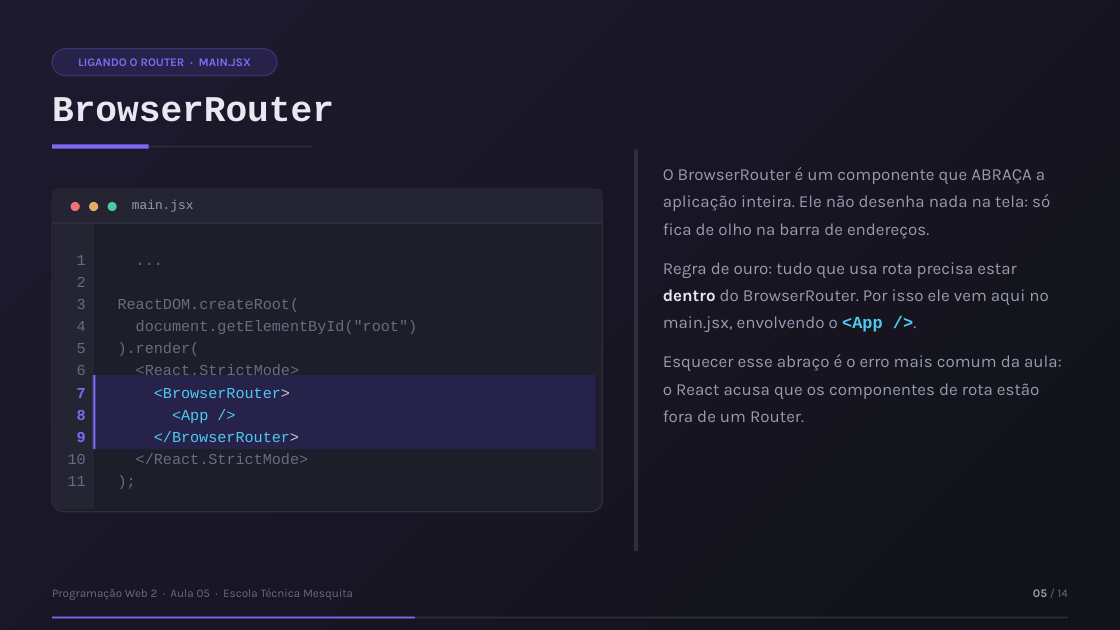
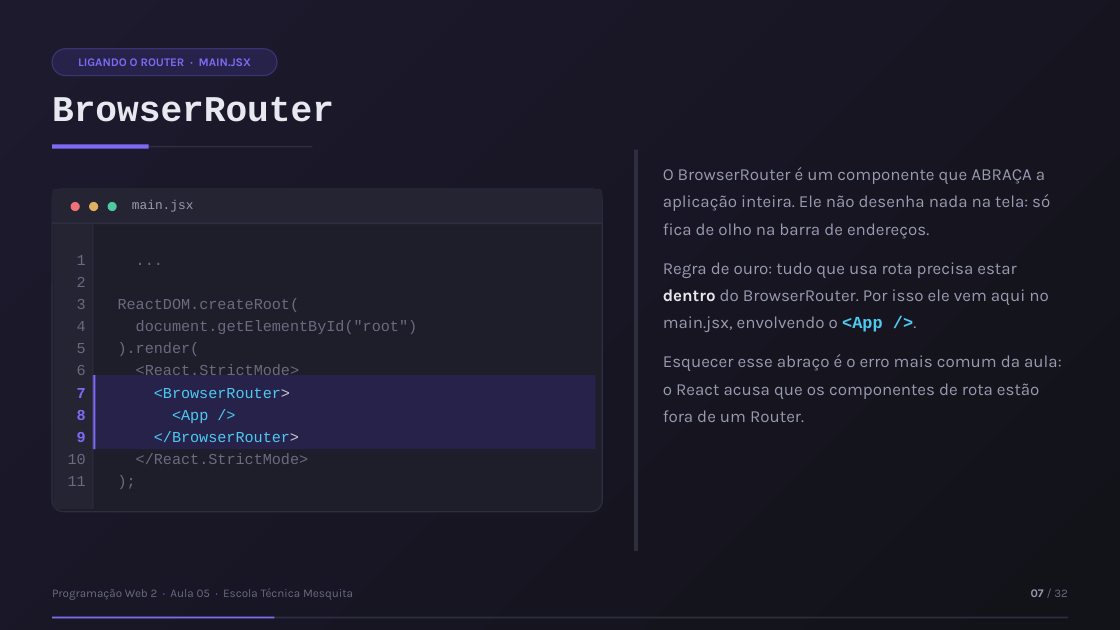
Before and after one commit to enascentedev/aula-desenvolvimento-web, a slide deck: slide 7 of aula-5/slides/Aula05-Navegando-Entre-Paginas.pptx (slide 5 before the commit). Drawn at 1120x630 pixels with LibreOffice and Linux fonts; fonts in the diff are those of the drawing. Boxes give left, top, right and bottom in pixels: in the first picture for what was removed or moved away, otherwise in the second. Text is boxed around its words. In the diff, an @@ line names an element or a change of style, - is before the commit and + after.

```diff
--- a/aula-5/slides/Aula05-Navegando-Entre-Paginas.pptx
+++ b/aula-5/slides/Aula05-Navegando-Entre-Paginas.pptx
@@ text at (x1=1031, y1=589, x2=1068, y2=597): text changed @@
-05 / 14
+07 / 32
@@ rectangle resized from (x1=52, y1=617, x2=415, y2=618) to (x1=52, y1=617, x2=275, y2=618) @@
```
Also in this commit, not shown: 13 other slides changed, 18 slides added, 16 other files.
